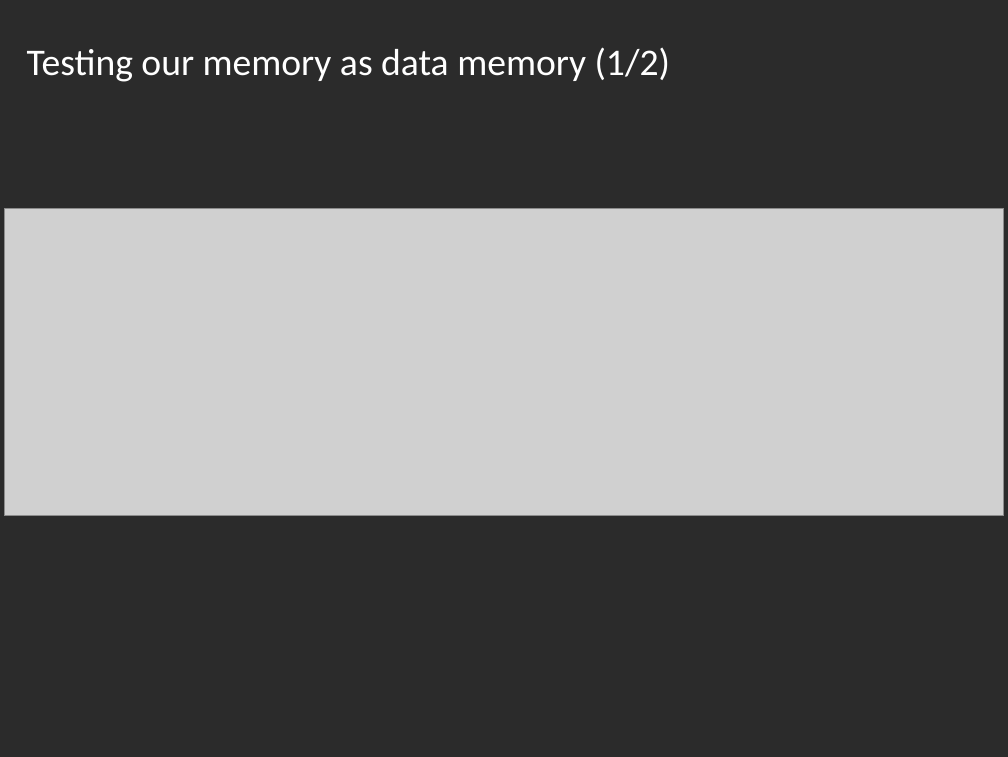
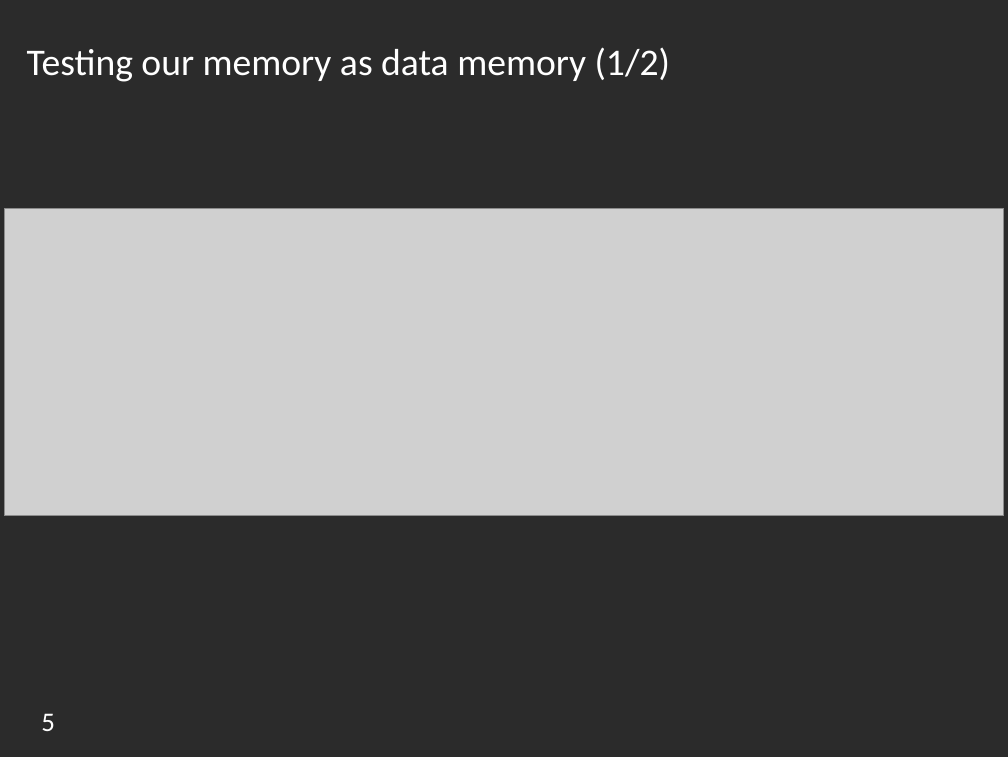
Before and after one commit to AlessiaGuzzo/ES1-project, a slide deck: slide 5 of Presentation/FinalReportPresentation.pptx. Drawn at 1008x757 pixels with LibreOffice and Linux fonts; fonts in the diff are those of the drawing; grey boxes stand for pictures; background and template pictures are left out; a plain dark background stands for a picture behind light text. Boxes give left, top, right and bottom in pixels: in the first picture for what was removed or moved away, otherwise in the second. Text is boxed around its words. In the diff, an @@ line names an element or a change of style, - is before the commit and + after.

```diff
--- a/Presentation/FinalReportPresentation.pptx
+++ b/Presentation/FinalReportPresentation.pptx
@@ page number added at <box>41,713,55,731</box>, 20 pt, text #FFFFFF @@
+5
```
Also in this commit, not shown: 16 other slides changed, 1 slide added.
